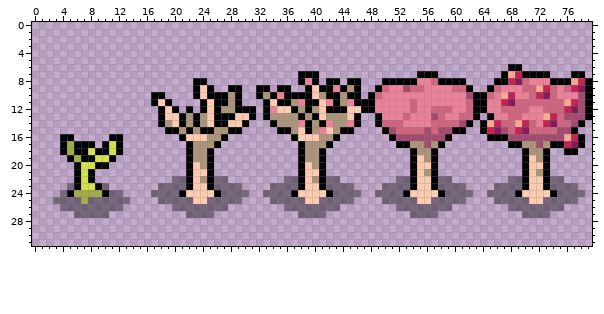
Sprite sheet, stored at static/textures/tree2.png. The picture above was drawn from the file before the commit.
The file is 80x32 pixels.
Once edited:
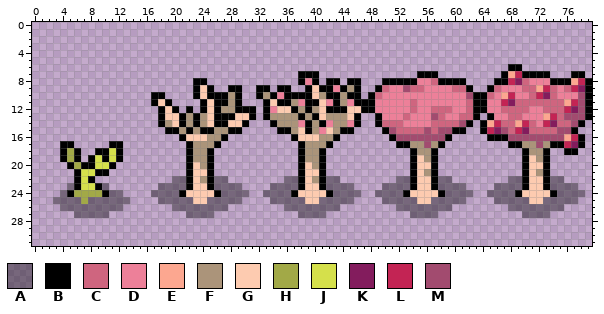
Palette (. is transparent): A #00000064  B #000000  C #cf657f  D #ed8099  E #fca790  F #ab947a  G #fdcbb0  H #a2a947  J #d5e04b  K #831c5d  L #c32454  M #a24b6f
Change:
y 16: x 4..5 BB -> ..; x 11..12 BB -> ..
y 17: x 5..8 HBBB -> B...; x 10..11 BJ -> .B
y 18: x 7..8 BJ -> ..
y 19: x 4..7 .BHB -> BHB.; x 10..12 JB. -> BJB
y 20: x 5..11 .BJJBB. -> BHBBJJB
y 21: x 8..10 B.. -> JBB
